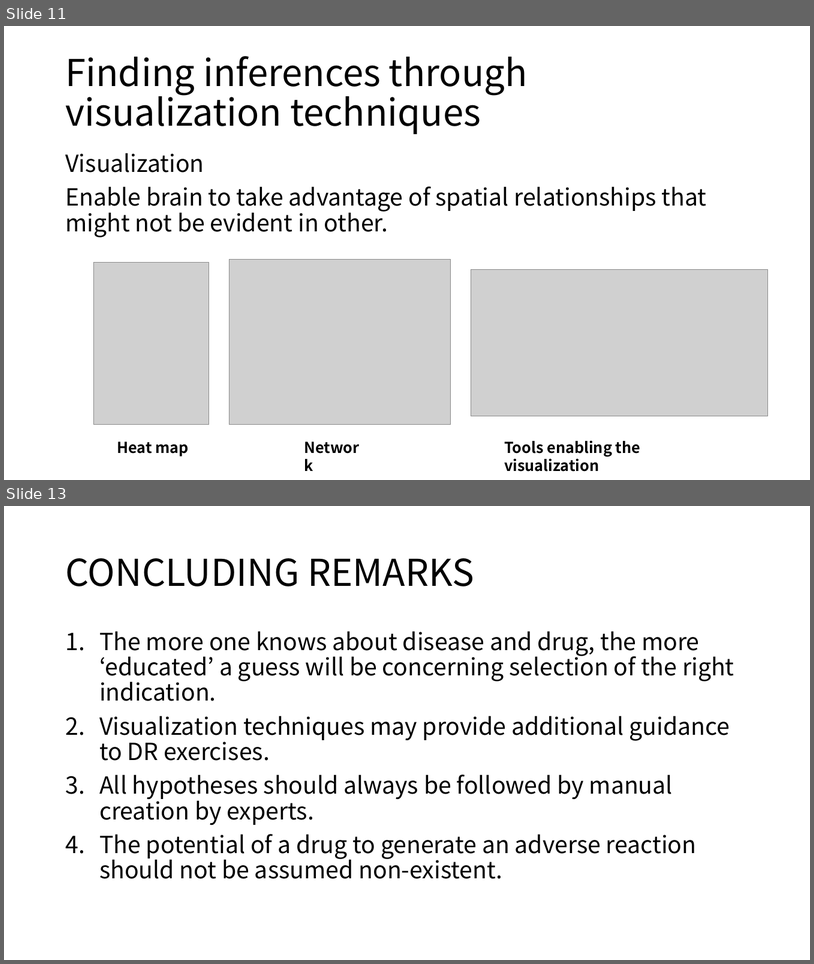
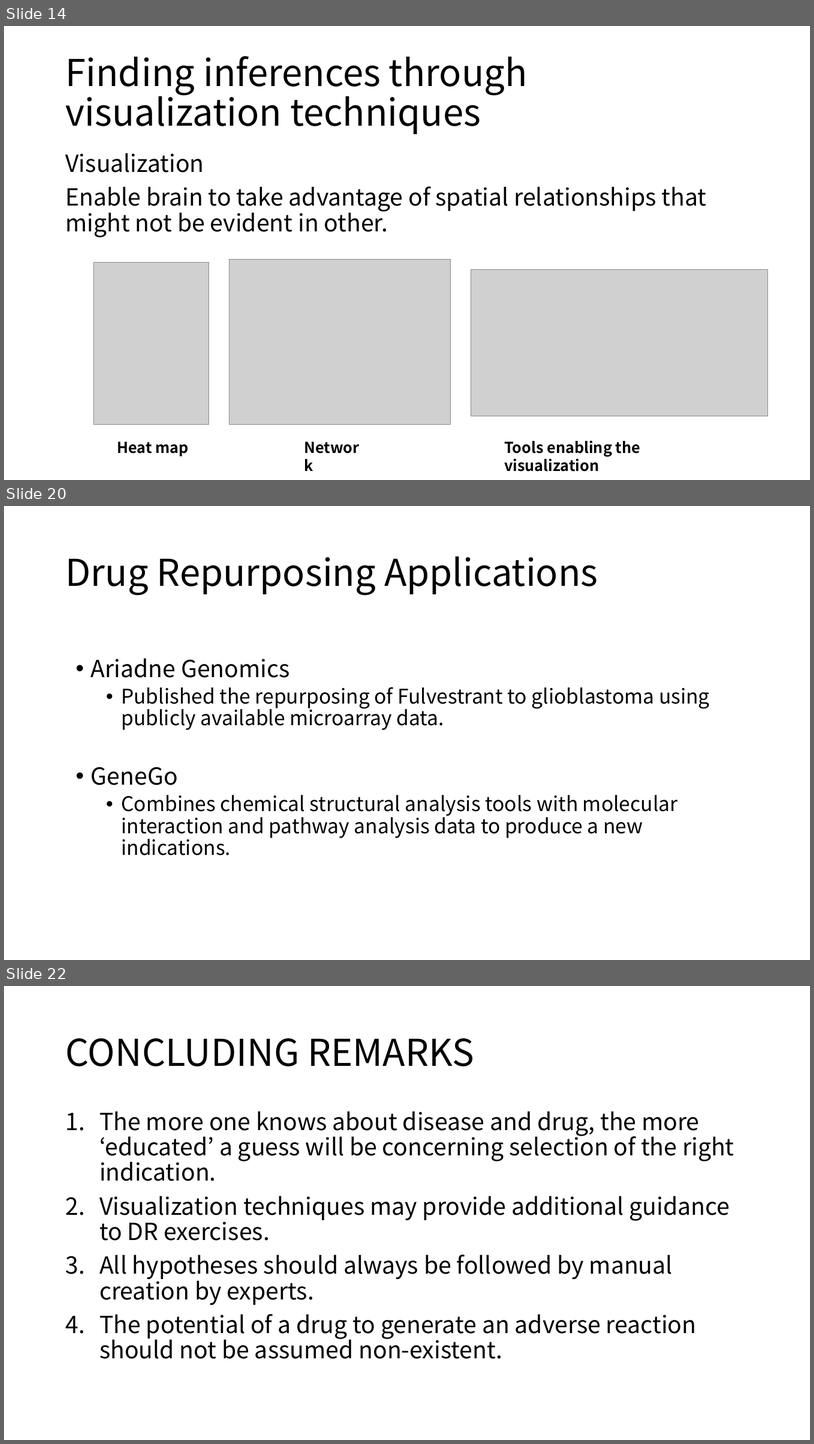
Before and after one commit to moklise/TIL, a slide deck: Review/[3] Literature mining, ontologies and information visualization for drug repurposing/Literature mining, ontologies and information visualization for.pptx. Shown one above the other, each under a label of ours: slides 11 and 13 before the commit, slides 14, 20 and 22 after it; the slides between them are not shown. The pictures are 814x964 and 814x1444 pixels, drawn with LibreOffice and Linux fonts; fonts in the diff are those of the drawing; grey boxes stand for pictures. Boxes give left, top, right and bottom in pixels: in the first picture for what was removed or moved away, otherwise in the second. Text is boxed around its words. In the diff, an @@ line names an element or a change of style, - is before the commit and + after.

Commit message:
[Publication Review] Literature mining, ontologies and information visualization for drug repurposing added PPT

```diff
--- a/Review/[3] Literature mining, ontologies and information visualization for drug repurposing/Literature mining, ontologies and information visualization for.pptx
+++ b/Review/[3] Literature mining, ontologies and information visualization for drug repurposing/Literature mining, ontologies and information visualization for.pptx
@@ slide 20 added at (4, 506, 810, 960), background #FFFFFF @@
@@ title added at (65, 556, 599, 595), 44 pt, text #000000 @@
+Drug Repurposing Applications
@@ text added at (91, 658, 710, 855), 24 pt, text #000000 @@
+• Ariadne Genomics
+  • Published the repurposing of Fulvestrant to glioblastoma using publicly available microarray data.
+• GeneGo
+  • Combines chemical structural analysis tools with molecular interaction and pathway analysis data to produce a new indications.
@@ what was slide 11 is now slide 14 @@
@@ what was slide 13 is now slide 22 @@
```
Also in this commit, not shown: 9 other slides added, 1 other file.
